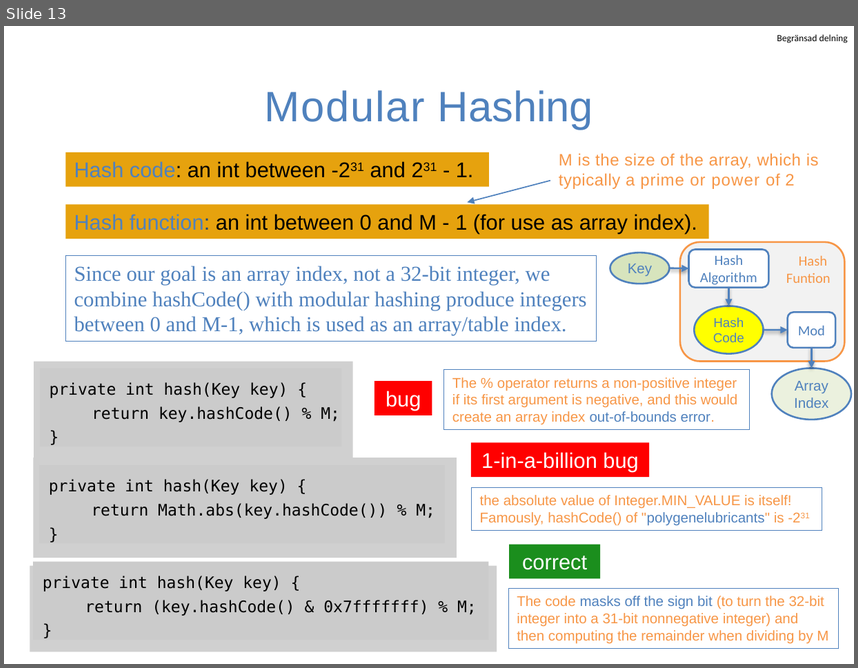
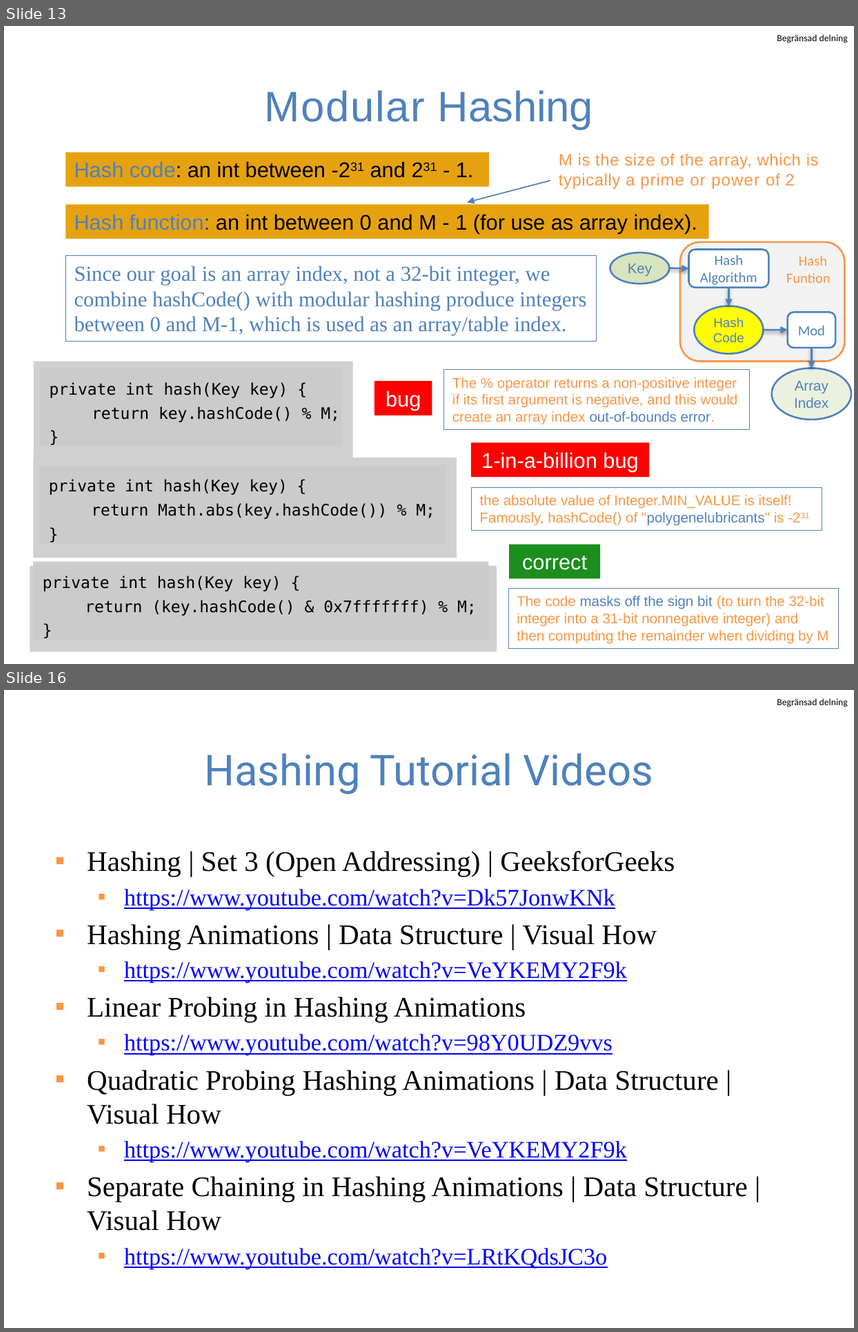
Before and after one commit to guhofstra/CSC111Fa25, a slide deck: PPTs/Lecture 7-hash table.pptx. Shown one above the other, each under a label of ours: slide 13 before the commit, slides 13 and 16 after it; the slides between them are not shown. The pictures are 858x668 and 858x1332 pixels, drawn with LibreOffice and Linux fonts; fonts in the diff are those of the drawing; grey boxes stand for pictures. Boxes give left, top, right and bottom in pixels: in the first picture for what was removed or moved away, otherwise in the second. Text is boxed around its words. In the diff, an @@ line names an element or a change of style, - is before the commit and + after.

```diff
--- a/PPTs/Lecture 7-hash table.pptx
+++ b/PPTs/Lecture 7-hash table.pptx
@@ slide 16 added at bbox=[4, 690, 854, 1328], background #FFFFFF; not listed: 1 template element that a slide beside it also shows @@
@@ title added at bbox=[204, 753, 653, 794], 36 pt, text #4F81BD @@
+Hashing Tutorial Videos
@@ text added at bbox=[87, 851, 747, 1269], 24 pt, text #000000 @@
+▪ Hashing | Set 3 (Open Addressing) | GeeksforGeeks
+  ▪ https://www.youtube.com/watch?v=Dk57JonwKNk
+▪ Hashing Animations | Data Structure | Visual How
+  ▪ https://www.youtube.com/watch?v=VeYKEMY2F9k
+▪ Linear Probing in Hashing Animations
+  ▪ https://www.youtube.com/watch?v=98Y0UDZ9vvs
+▪ Quadratic Probing Hashing Animations | Data Structure | Visual How
+  ▪ https://www.youtube.com/watch?v=VeYKEMY2F9k
+▪ Separate Chaining in Hashing Animations | Data Structure | Visual How
+  ▪ https://www.youtube.com/watch?v=LRtKQdsJC3o
```
Also in this commit, not shown: 5 slides changed, 1 other slide added, 2 slides removed, 21 other files.
